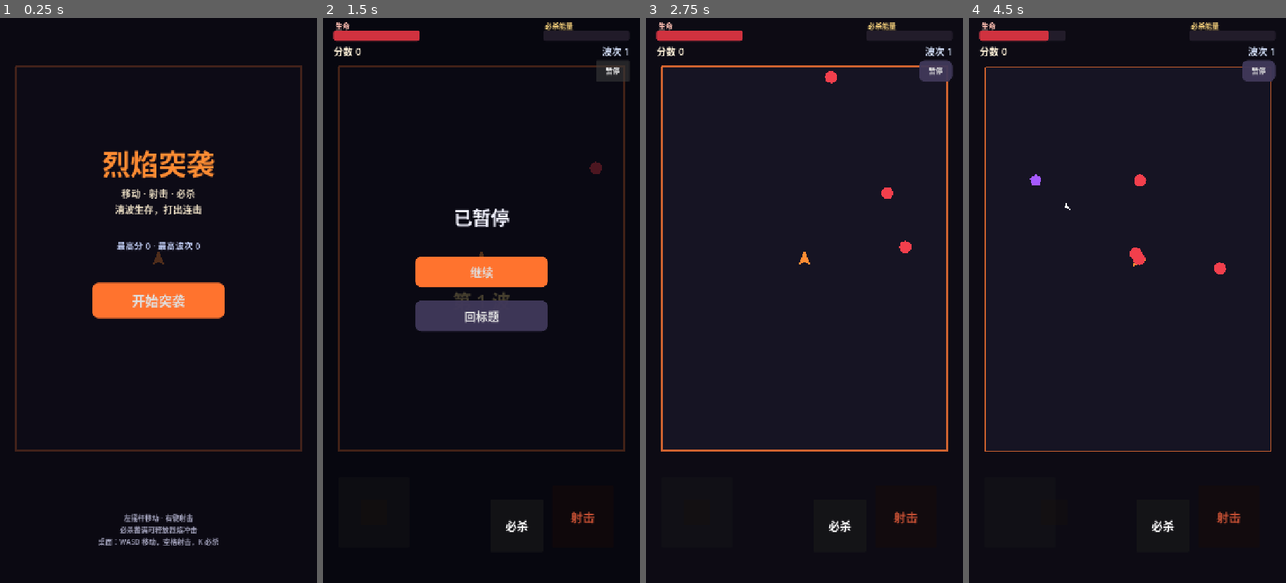
Above: before the commit, frames 1-4 (left to right).
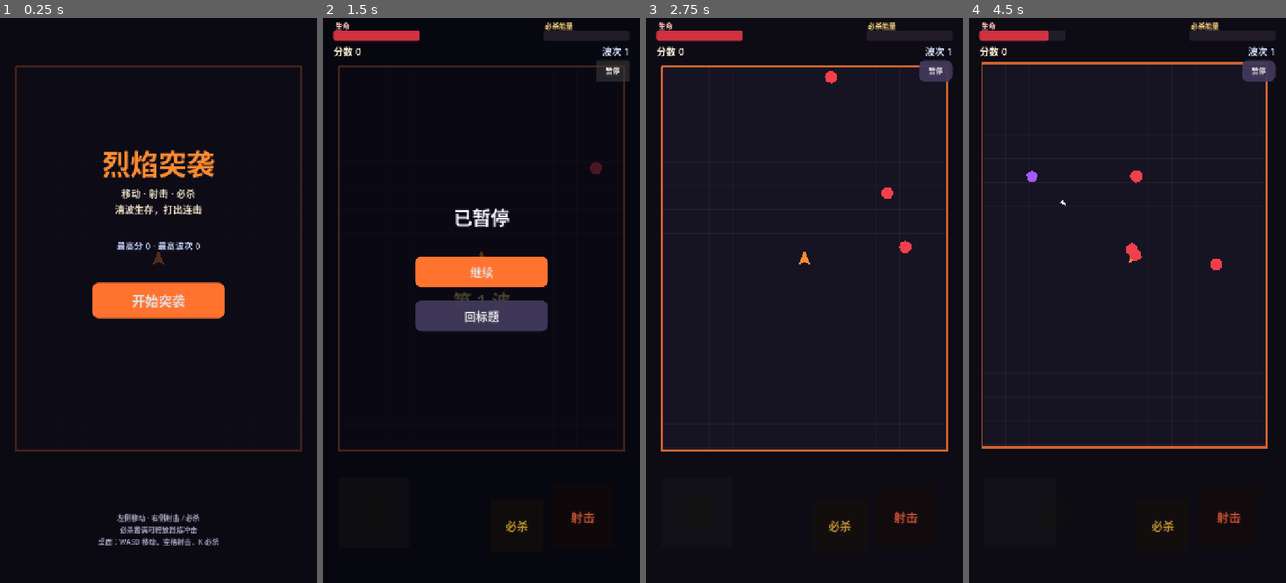
Above: after the commit, the same moments.

Repository: JeffGu98/BlazeRush
Game: Godot game, scene res://scenes/main.tscn
Two runs of this game, one before a commit and one after it. Both use one fixed random seed, a clock stepped at 60 frames per second and the inputs below.
Inputs (mouse positions are in pixels of both pictures, inside the frame that each line leads up to):
- Up to frame 1 (0.25 s): no input
- Up to frame 2 (1.5 s): click "开始突袭" at 0.5 s; click "暂停" at 1.25 s
- Up to frame 3 (2.75 s): click "继续" at 2 s
- Up to frame 4 (4.5 s): drag from (1127, 520) to (1159, 176) at 2.77 s; drag from (1064, 328) to (1111, 413) at 3.52 s; move the mouse to (1159, 176) at 4.27 s; hold D from 4.28 s (still down); hold Shift from 4.28 s (still down); click (1159, 176) at 4.42 s

The runs differ from the first frame. In frame 1, 0.3% of the frame differs, in the area x 36-64%, y 87-90%; in frame 2, 0.1%; in frame 3, 0.1%; in frame 4, 2.5%, in the area x 4-96%, y 7-91%.
Error in both runs: Invalid assignment of property or key 'color' with value of type 'Color' on a base object of type 'Nil'. (res://scripts/bullet.gd:27)

Commit message:
Release v1.1.0: 多指操作修复、BGM、打击感与震动
修复手机上同时移动/射击/必杀时触控不准的问题：改为在 _input
中按手指编号独立跟踪，并用画布变换换算坐标，避免第二指落到
错误位置。左侧半区也可作为移动区。

加入原创循环 BGM；加强 hit-stop、冲击环、火花、枪口焰和镜头
抖动；Android 上为命中/击杀/受伤/必杀提供震动反馈。

Diff:
--- a/project.godot
+++ b/project.godot
@@ -5,7 +5,7 @@
 
 config/name="烈焰突袭"
 config/description="移动、射击、必杀——短局竖屏动作"
-config/version="1.0.0"
+config/version="1.1.0"
 run/main_scene="res://scenes/main.tscn"
 config/features=PackedStringArray("4.7", "Mobile")
 config/icon="res://icon.png"
@@ -14,6 +14,8 @@
 
 Sfx="*res://scripts/autoload/sfx.gd"
 SaveData="*res://scripts/autoload/save_data.gd"
+Bgm="*res://scripts/autoload/bgm.gd"
+Haptics="*res://scripts/autoload/haptics.gd"
 
 [display]
 
--- a/scenes/main.tscn
+++ b/scenes/main.tscn
@@ -348,7 +348,7 @@
 theme_override_colors/font_color = Color(0.65, 0.65, 0.75, 1)
 theme_override_font_sizes/font_size = 16
 horizontal_alignment = 1
-text = "左摇杆移动 · 右键射击
+text = "左侧移动 · 右侧射击 / 必杀
 必杀蓄满可释放烈焰冲击
 桌面：WASD 移动，空格射击，K 必杀"
 
--- /dev/null
+++ b/scripts/autoload/bgm.gd
@@ -0,0 +1,51 @@
+extends Node
+
+const TITLE_DB := -13.0
+const PLAY_DB := -8.5
+const OVER_DB := -16.0
+
+var _player: AudioStreamPlayer
+var _tween: Tween
+
+func _ready() -> void:
+	_player = AudioStreamPlayer.new()
+	_player.bus = "Master"
+	_player.volume_db = TITLE_DB
+	add_child(_player)
+	var stream: Resource = load("res://assets/music/blaze_theme.ogg")
+	if stream == null:
+		return
+	if stream is AudioStreamOggVorbis:
+		(stream as AudioStreamOggVorbis).loop = true
+	_player.stream = stream
+	_player.play()
+
+func to_title() -> void:
+	_fade_to(TITLE_DB)
+
+func to_play() -> void:
+	_fade_to(PLAY_DB)
+	if _player and not _player.playing and _player.stream:
+		_player.play()
+
+func to_gameover() -> void:
+	_fade_to(OVER_DB)
+
+func _fade_to(db: float) -> void:
+	if _player == null:
+		return
+	if _tween:
+		_tween.kill()
+	_tween = create_tween()
+	_tween.tween_property(_player, "volume_db", db, 0.45)
+
+func stop() -> void:
+	if _tween:
+		_tween.kill()
+		_tween = null
+	if _player:
+		_player.stop()
+		_player.stream = null
+
+func _exit_tree() -> void:
+	stop()
--- /dev/null
+++ b/scripts/autoload/haptics.gd
@@ -0,0 +1,30 @@
+extends Node
+
+var _cooldown_until_ms: int = 0
+
+func pulse(ms: int, amplitude: float = 0.5) -> void:
+	if ms <= 0:
+		return
+	var now := Time.get_ticks_msec()
+	if now < _cooldown_until_ms:
+		return
+	Input.vibrate_handheld(ms, clampf(amplitude, 0.0, 1.0))
+	_cooldown_until_ms = now + maxi(ms, 30)
+
+func hit() -> void:
+	pulse(14, 0.35)
+
+func kill(heavy: bool = false) -> void:
+	if heavy:
+		pulse(42, 0.8)
+	else:
+		pulse(28, 0.55)
+
+func hurt() -> void:
+	pulse(55, 0.8)
+
+func nova() -> void:
+	pulse(95, 1.0)
+
+func ready_special() -> void:
+	pulse(18, 0.45)
--- a/scripts/enemy.gd
+++ b/scripts/enemy.gd
@@ -70,7 +70,7 @@
 	_flash = maxf(0.0, _flash - delta)
 	_pulse += delta * 6.0
 	if _flash > 0.0:
-		modulate = Color(2.0, 2.0, 2.0)
+		modulate = Color(3.2, 2.4, 1.6)
 	else:
 		modulate = Color.WHITE
 		ring.scale = Vector2.ONE * (1.0 + 0.06 * sin(_pulse))
@@ -130,13 +130,15 @@
 	if not alive:
 		return
 	hp -= damage
-	_flash = 0.07
+	_flash = 0.09
 	var away := (global_position - from_pos).normalized()
 	if away == Vector2.ZERO:
 		away = Vector2.RIGHT
 	_knock = away * knock_force * (0.45 if kind == Kind.BRUISER else 1.0)
-	Sfx.play("hit", randf_range(0.85, 1.15), -6.0)
-	if hp <= 0:
+	Sfx.play("hit", randf_range(0.85, 1.15), -5.0)
+	var died := hp <= 0
+	get_tree().call_group("game", "enemy_impact", global_position, away, died, kind == Kind.BRUISER)
+	if died:
 		_die()
 
 func _die() -> void:
--- a/scripts/main.gd
+++ b/scripts/main.gd
@@ -14,7 +14,9 @@
 var _spawn_cd: float = 0.0
 var _shake: float = 0.0
 var _shake_pos: Vector2 = Vector2.ZERO
-var _hitstop: float = 0.0
+var _trauma: float = 0.0
+var _shake_time: float = 0.0
+var _hitstop_token: int = 0
 var _nova_fx: float = 0.0
 var _nova_center: Vector2 = Vector2.ZERO
 var arena: Rect2
@@ -66,7 +68,6 @@
 	flash.modulate.a = 0.0
 	banner.visible = false
 	_show_title()
-	# Import note: ensure process
 	set_process(true)
 
 func _layout_arena() -> void:
@@ -87,12 +88,49 @@
 	arena_border.points = PackedVector2Array(pts + PackedVector2Array([pts[0]]))
 	arena_border.width = 4.0
 	arena_border.default_color = Color(0.95, 0.45, 0.2, 0.85)
-	# grid dots via draw? skip — add subtle inner
+	_build_grid()
 	camera.position = Vector2(360, 640)
+
+func _build_grid() -> void:
+	var old := world.get_node_or_null("Grid")
+	if old:
+		old.queue_free()
+	var grid := Node2D.new()
+	grid.name = "Grid"
+	world.add_child(grid)
+	world.move_child(grid, arena_poly.get_index() + 1)
+	var col := Color(1.0, 0.55, 0.25, 0.06)
+	var step := 54.0
+	var x := arena.position.x
+	while x <= arena.end.x + 0.5:
+		var ln := Line2D.new()
+		ln.width = 1.0
+		ln.default_color = col
+		ln.antialiased = true
+		ln.points = PackedVector2Array([
+			Vector2(x, arena.position.y), Vector2(x, arena.end.y)
+		])
+		grid.add_child(ln)
+		x += step
+	var y := arena.position.y
+	while y <= arena.end.y + 0.5:
+		var ln2 := Line2D.new()
+		ln2.width = 1.0
+		ln2.default_color = col
+		ln2.antialiased = true
+		ln2.points = PackedVector2Array([
+			Vector2(arena.position.x, y), Vector2(arena.end.x, y)
+		])
+		grid.add_child(ln2)
+		y += step
 
 func _show_title() -> void:
 	state = State.TITLE
+	_clear_hitstop()
+	_trauma = 0.0
+	camera.offset = Vector2.ZERO
 	get_tree().paused = false
+	Bgm.to_title()
 	title_panel.visible = true
 	over_panel.visible = false
 	pause_panel.visible = false
@@ -123,11 +161,13 @@
 	combo_timer = 0.0
 	wave = 0
 	_shake = 0.0
-	_hitstop = 0.0
+	_trauma = 0.0
+	_clear_hitstop()
 	_clear_enemies_and_bullets()
 	player.reset_state(arena.get_center())
 	_update_hud()
 	state = State.PLAYING
+	Bgm.to_play()
 	_begin_wave()
 
 func _clear_enemies_and_bullets() -> void:
@@ -161,15 +201,40 @@
 	q.shuffle()
 	return q
 
+func add_trauma(amount: float) -> void:
+	_trauma = clampf(_trauma + amount, 0.0, 1.0)
+
+func request_hitstop(real_sec: float) -> void:
+	if real_sec <= 0.0:
+		return
+	if state == State.PAUSED or state == State.TITLE or state == State.GAMEOVER:
+		return
+	_hitstop_token += 1
+	var token := _hitstop_token
+	Engine.time_scale = 0.1
+	await get_tree().create_timer(real_sec, true, false, true).timeout
+	if token == _hitstop_token:
+		Engine.time_scale = 1.0
+
+func _clear_hitstop() -> void:
+	_hitstop_token += 1
+	Engine.time_scale = 1.0
+
 func _process(delta: float) -> void:
 	if state == State.PAUSED or state == State.TITLE:
 		return
-	if _hitstop > 0.0:
-		_hitstop -= delta
-		return
-	if _shake > 0.0:
-		_shake = maxf(0.0, _shake - delta * 2.2)
-		camera.offset = Vector2(randf_range(-1, 1), randf_range(-1, 1)) * _shake * 10.0
+	var real_delta := delta
+	if Engine.time_scale > 0.0001:
+		real_delta = delta / Engine.time_scale
+	_shake_time += real_delta * 42.0
+	# Keep legacy _shake additions in sync with trauma, then decay.
+	if _shake > _trauma:
+		_trauma = clampf(_shake, 0.0, 1.0)
+	_shake = maxf(0.0, _shake - real_delta * 2.2)
+	_trauma = maxf(0.0, _trauma - real_delta * 1.9)
+	if _trauma > 0.01:
+		var mag := _trauma * _trauma * 14.0
+		camera.offset = Vector2(sin(_shake_time * 1.7), cos(_shake_time * 1.93)) * mag
 	else:
 		camera.offset = Vector2.ZERO
 
@@ -238,37 +303,100 @@
 	score += gained
 	player.add_charge(0.12 + (0.04 if enemy.kind == Enemy.Kind.BRUISER else 0.0))
 	_spawn_pop(enemy.global_position, enemy.body.color)
-	_shake = minf(1.4, _shake + 0.35)
-	_hitstop = 0.03
+	var heavy := enemy.kind == Enemy.Kind.BRUISER
+	add_trauma(0.42 if heavy else 0.32)
+	_shake = minf(1.4, _shake + (0.5 if heavy else 0.35))
+	request_hitstop(0.06 if heavy or combo >= 5 else 0.045)
+	Haptics.kill(heavy)
 	Sfx.play("combo", 1.0 + mini(combo, 10) * 0.03, -8.0)
 	combo_label.visible = combo >= 2
 	combo_label.text = "连击 x%d" % combo
 	_update_hud()
 
 func _spawn_pop(pos: Vector2, col: Color) -> void:
-	for i in 8:
+	_spawn_ring(pos, col, 16.0, 52.0, 0.22)
+	for i in 12:
 		var p := Polygon2D.new()
-		var a := TAU * i / 8.0 + randf() * 0.3
-		var r := randf_range(3.0, 6.0)
+		var a := TAU * i / 12.0 + randf() * 0.25
+		var r := randf_range(2.5, 6.5)
 		p.polygon = PackedVector2Array([
-			Vector2(-r, -r), Vector2(r, -r), Vector2(r, r), Vector2(-r, r)
+			Vector2(-r, -r * 0.4), Vector2(r, -r * 0.4), Vector2(r, r * 0.4), Vector2(-r, r * 0.4)
 		])
+		p.rotation = a
+		p.color = col.lightened(0.15)
+		p.global_position = pos
+		particles.add_child(p)
+		var tw := create_tween()
+		var dest := pos + Vector2(cos(a), sin(a)) * randf_range(30, 64)
+		tw.tween_property(p, "global_position", dest, 0.3).set_trans(Tween.TRANS_QUAD).set_ease(Tween.EASE_OUT)
+		tw.parallel().tween_property(p, "modulate:a", 0.0, 0.3)
+		tw.tween_callback(p.queue_free)
+
+func _spawn_sparks(pos: Vector2, col: Color, dir: Vector2, count: int = 6) -> void:
+	var base := dir.normalized() if dir.length() > 0.01 else Vector2.RIGHT
+	for i in count:
+		var p := Polygon2D.new()
+		var spread := base.rotated(randf_range(-0.7, 0.7))
+		var r := randf_range(2.0, 4.5)
+		p.polygon = PackedVector2Array([
+			Vector2(-r, -1.2), Vector2(r, -1.2), Vector2(r, 1.2), Vector2(-r, 1.2)
+		])
+		p.rotation = spread.angle()
 		p.color = col
 		p.global_position = pos
 		particles.add_child(p)
 		var tw := create_tween()
-		var dest := pos + Vector2(cos(a), sin(a)) * randf_range(28, 55)
-		tw.tween_property(p, "global_position", dest, 0.28).set_trans(Tween.TRANS_QUAD).set_ease(Tween.EASE_OUT)
-		tw.parallel().tween_property(p, "modulate:a", 0.0, 0.28)
+		var dest := pos + spread * randf_range(18, 40)
+		tw.tween_property(p, "global_position", dest, 0.18).set_trans(Tween.TRANS_QUAD).set_ease(Tween.EASE_OUT)
+		tw.parallel().tween_property(p, "modulate:a", 0.0, 0.18)
 		tw.tween_callback(p.queue_free)
+
+func _spawn_ring(pos: Vector2, col: Color, start_r: float, end_r: float, dur: float) -> void:
+	var ring := Line2D.new()
+	ring.width = 3.5
+	ring.default_color = Color(col.r, col.g, col.b, 0.85)
+	ring.antialiased = true
+	ring.closed = true
+	var pts := PackedVector2Array()
+	for i in 20:
+		var a := TAU * float(i) / 20.0
+		pts.append(pos + Vector2(cos(a), sin(a)) * start_r)
+	ring.points = pts
+	particles.add_child(ring)
+	var tw := create_tween()
+	tw.tween_method(func(t: float) -> void: _scale_ring(ring, pos, start_r, end_r, t), 0.0, 1.0, dur).set_trans(Tween.TRANS_QUAD).set_ease(Tween.EASE_OUT)
+	tw.parallel().tween_property(ring, "modulate:a", 0.0, dur)
+	tw.tween_callback(ring.queue_free)
+
+func _scale_ring(ring: Line2D, pos: Vector2, start_r: float, end_r: float, t: float) -> void:
+	if not is_instance_valid(ring):
+		return
+	var radius := lerpf(start_r, end_r, t)
+	var pts := PackedVector2Array()
+	for i in 20:
+		var a := TAU * float(i) / 20.0
+		pts.append(pos + Vector2(cos(a), sin(a)) * radius)
+	ring.points = pts
+
+func enemy_impact(pos: Vector2, dir: Vector2, died: bool, _heavy: bool) -> void:
+	if died:
+		return
+	add_trauma(0.14)
+	_spawn_sparks(pos, Color(1.0, 0.82, 0.35), dir, 5)
+	Haptics.hit()
 
 func player_special_nova(center: Vector2) -> void:
 	_nova_center = center
 	_nova_fx = 0.45
 	flash.color = Color(1.0, 0.7, 0.25, 1)
 	flash.modulate.a = 0.55
+	add_trauma(0.85)
 	_shake = 1.6
-	_hitstop = 0.07
+	request_hitstop(0.085)
+	Haptics.nova()
+	_spawn_ring(center, Color(1.0, 0.7, 0.25), 24.0, 210.0, 0.28)
+	_spawn_sparks(center, Color(1.0, 0.7, 0.3), Vector2.UP, 10)
+	_spawn_sparks(center, Color(1.0, 0.55, 0.15), Vector2.RIGHT, 8)
 	queue_redraw()
 	for e in get_tree().get_nodes_in_group("enemies"):
 		if not is_instance_valid(e):
@@ -289,10 +417,13 @@
 		var radius := lerpf(40.0, 340.0, t)
 		var alpha := (1.0 - t) * 0.55
 		draw_circle(_nova_center, radius, Color(1.0, 0.55, 0.15, alpha * 0.35))
+		draw_circle(_nova_center, radius * 0.45, Color(1.0, 0.85, 0.45, alpha * 0.2))
 		draw_arc(_nova_center, radius, 0, TAU, 64, Color(1.0, 0.85, 0.4, alpha), 6.0, true)
+		draw_arc(_nova_center, radius * 0.62, 0, TAU, 48, Color(1.0, 0.65, 0.2, alpha * 0.7), 3.0, true)
 
 func _on_player_hurt(hp_left: int) -> void:
 	_shake = 1.2
+	add_trauma(0.55)
 	flash.color = Color(1.0, 0.15, 0.2, 1)
 	flash.modulate.a = 0.4
 	combo = 0
@@ -302,7 +433,9 @@
 
 func _on_player_died() -> void:
 	state = State.GAMEOVER
+	_clear_hitstop()
 	Sfx.play("over")
+	Bgm.to_gameover()
 	SaveData.save_run(score, wave)
 	pad.visible = false
 	btn_pause.visible = false
@@ -339,6 +472,7 @@
 	if state == State.PLAYING or state == State.WAVE_CLEAR:
 		_state_before_pause = state
 		state = State.PAUSED
+		_clear_hitstop()
 		pause_panel.visible = true
 		get_tree().paused = true
 		Sfx.play("click")
--- a/scripts/player.gd
+++ b/scripts/player.gd
@@ -69,6 +69,7 @@
 	var now_ready := special_charge >= SPECIAL_COST
 	if now_ready and not was_ready:
 		Sfx.play_ready_once()
+		Haptics.ready_special()
 	special_changed.emit(special_charge, now_ready)
 
 func _physics_process(delta: float) -> void:
@@ -126,12 +127,26 @@
 	var dir := _aim_dir()
 	facing = dir
 	rotation = facing.angle() + PI * 0.5
+	_knock += -dir * 28.0
+	_spawn_muzzle()
 	fired.emit()
 	Sfx.play("shoot", randf_range(0.92, 1.08), -4.0)
 	var bullet_scene: PackedScene = preload("res://scenes/bullet.tscn")
 	var b = bullet_scene.instantiate()
 	b.setup(global_position + dir * 22.0, dir, true, 1, 560.0)
 	get_parent().add_child(b)
+
+func _spawn_muzzle() -> void:
+	var flash := Polygon2D.new()
+	flash.polygon = PackedVector2Array([
+		Vector2(-5, -18), Vector2(0, -36), Vector2(5, -18)
+	])
+	flash.color = Color(1.0, 0.92, 0.5, 1)
+	flash.z_index = 2
+	add_child(flash)
+	var tw := create_tween()
+	tw.tween_property(flash, "modulate:a", 0.0, 0.07)
+	tw.tween_callback(flash.queue_free)
 
 func _do_special() -> void:
 	special_charge = 0.0
@@ -152,6 +167,7 @@
 		away = Vector2.RIGHT
 	_knock = away * 280.0
 	Sfx.play("hurt", randf_range(0.9, 1.1))
+	Haptics.hurt()
 	hurt.emit(hp)
 	if hp <= 0:
 		alive = false
--- a/scripts/virtual_pad.gd
+++ b/scripts/virtual_pad.gd
@@ -9,10 +9,14 @@
 
 var _joy_touch: int = -1
 var _fire_touch: int = -1
+var _special_touch: int = -1
 var _joy_center: Vector2 = Vector2.ZERO
 var _joy_knob: Vector2 = Vector2.ZERO
 var _max_radius: float = 78.0
 var _kb_special_prev: bool = false
+var _special_ready: bool = false
+var _fire_base_mod: Color = Color(1, 0.4, 0.25, 0.75)
+var _special_base_mod: Color = Color(1, 0.75, 0.25, 0.7)
 
 @onready var joy_base: Control = $JoyBase
 @onready var joy_knob: Control = $JoyBase/Knob
@@ -29,10 +33,13 @@
 	joy_knob.position = _joy_center - joy_knob.size * 0.5
 	for c in [joy_base, joy_knob, btn_fire, btn_special, fire_label, special_label, special_fill]:
 		c.mouse_filter = Control.MOUSE_FILTER_IGNORE
+	# Input is read in _input() so every finger arrives, not just the GUI mouse pointer.
+	mouse_filter = Control.MOUSE_FILTER_IGNORE
 
 func set_special_charge(ratio: float, ready: bool) -> void:
 	special_fill.anchor_top = 1.0 - clampf(ratio, 0.0, 1.0)
-	btn_special.modulate = Color(1.3, 1.05, 0.5) if ready else Color(1, 1, 1)
+	_special_ready = ready
+	_refresh_special_visual()
 
 func _process(_delta: float) -> void:
 	var k := Vector2(
@@ -49,75 +56,123 @@
 		special = true
 	_kb_special_prev = special_key
 	_special_queue = false
+	_refresh_fire_visual()
+	_refresh_special_visual()
 	controls_changed.emit(move_vec, fire, special)
 
-func _gui_input(event: InputEvent) -> void:
-	_handle(event)
+func _input(event: InputEvent) -> void:
+	if not visible or not is_visible_in_tree():
+		return
+	# Mouse is converted to ScreenTouch when emulate_touch_from_mouse is on (project setting).
+	# Handling only touch/drag avoids the first finger being tracked twice (mouse + touch).
+	if event is InputEventScreenTouch:
+		var st := event as InputEventScreenTouch
+		var local := _to_local(st.position)
+		var used := false
+		if st.pressed:
+			used = _on_touch_pressed(st.index, local)
+		else:
+			used = _on_touch_released(st.index)
+		if used:
+			get_viewport().set_input_as_handled()
+	elif event is InputEventScreenDrag:
+		var sd := event as InputEventScreenDrag
+		if sd.index == _joy_touch:
+			_update_joy(_to_local(sd.position))
+			get_viewport().set_input_as_handled()
+
+func _to_local(viewport_pos: Vector2) -> Vector2:
+	return get_global_transform_with_canvas().affine_inverse() * viewport_pos
+
+func _on_touch_pressed(index: int, local: Vector2) -> bool:
+	if index == _joy_touch or index == _fire_touch or index == _special_touch:
+		return true
+	# Face buttons win over the wider move zone.
+	if _in_control(btn_fire, local) and _fire_touch < 0:
+		_fire_touch = index
+		fire_held = true
+		_refresh_fire_visual()
+		return true
+	if _in_control(btn_special, local) and _special_touch < 0:
+		_special_touch = index
+		_special_queue = true
+		return true
+	if _in_move_zone(local) and _joy_touch < 0:
+		_joy_touch = index
+		_update_joy(local)
+		return true
+	return false
+
+func _on_touch_released(index: int) -> bool:
+	var used := false
+	if index == _joy_touch:
+		_joy_touch = -1
+		move_vec = Vector2.ZERO
+		_set_knob(Vector2.ZERO)
+		used = true
+	if index == _fire_touch:
+		_fire_touch = -1
+		fire_held = false
+		_refresh_fire_visual()
+		used = true
+	if index == _special_touch:
+		_special_touch = -1
+		used = true
+	return used
+
+## Test helper: apply a touch already expressed in VirtualPad local pixels.
+func debug_apply_touch(index: int, pressed: bool, local: Vector2) -> void:
+	if pressed:
+		_on_touch_pressed(index, local)
+	else:
+		_on_touch_released(index)
+
+func debug_apply_drag(index: int, local: Vector2) -> void:
+	if index == _joy_touch:
+		_update_joy(local)
+
+func _refresh_fire_visual() -> void:
+	if not is_node_ready():
+		return
+	if fire_held:
+		btn_fire.modulate = Color(1.35, 0.6, 0.28, 0.95)
+		btn_fire.scale = Vector2(1.06, 1.06)
+		btn_fire.pivot_offset = btn_fire.size * 0.5
+	else:
+		btn_fire.modulate = _fire_base_mod
+		btn_fire.scale = Vector2.ONE
+		btn_fire.pivot_offset = btn_fire.size * 0.5
+
+func _refresh_special_visual() -> void:
+	if not is_node_ready():
+		return
+	if _special_ready:
+		var pulse := 0.08 * sin(Time.get_ticks_msec() * 0.01)
+		btn_special.modulate = Color(1.35 + pulse, 1.08, 0.45, 0.9)
+	elif _special_touch >= 0:
+		btn_special.modulate = Color(1.15, 0.9, 0.4, 0.9)
+	else:
+		btn_special.modulate = _special_base_mod
 
 func _set_knob(rel: Vector2) -> void:
 	_joy_knob = rel.limit_length(_max_radius)
 	joy_knob.position = _joy_center + _joy_knob - joy_knob.size * 0.5
 
-func _handle(event: InputEvent) -> void:
-	if event is InputEventScreenTouch:
-		var st := event as InputEventScreenTouch
-		var local := st.position - global_position
-		if st.pressed:
-			if _in_joy(local) and _joy_touch < 0:
-				_joy_touch = st.index
-				_update_joy(local)
-				accept_event()
-			elif _in_control(btn_fire, local):
-				_fire_touch = st.index
-				fire_held = true
-				accept_event()
-			elif _in_control(btn_special, local):
-				_special_queue = true
-				accept_event()
-		else:
-			if st.index == _joy_touch:
-				_joy_touch = -1
-				move_vec = Vector2.ZERO
-				_set_knob(Vector2.ZERO)
-			if st.index == _fire_touch:
-				_fire_touch = -1
-				fire_held = false
-	elif event is InputEventScreenDrag:
-		var sd := event as InputEventScreenDrag
-		if sd.index == _joy_touch:
-			_update_joy(sd.position - global_position)
-			accept_event()
-	elif event is InputEventMouseButton:
-		var mb := event as InputEventMouseButton
-		var local3 := get_local_mouse_position()
-		if mb.button_index == MOUSE_BUTTON_LEFT:
-			if mb.pressed:
-				if _in_joy(local3):
-					_joy_touch = 1000
-					_update_joy(local3)
-				elif _in_control(btn_fire, local3):
-					_fire_touch = 1000
-					fire_held = true
-				elif _in_control(btn_special, local3):
-					_special_queue = true
-			else:
-				if _joy_touch == 1000:
-					_joy_touch = -1
-					move_vec = Vector2.ZERO
-					_set_knob(Vector2.ZERO)
-				if _fire_touch == 1000:
-					_fire_touch = -1
-					fire_held = false
-	elif event is InputEventMouseMotion:
-		if _joy_touch == 1000 and Input.is_mouse_button_pressed(MOUSE_BUTTON_LEFT):
-			_update_joy(get_local_mouse_position())
-
 func _in_joy(local: Vector2) -> bool:
 	var c := joy_base.position + joy_base.size * 0.5
 	return local.distance_to(c) <= _max_radius + 40.0
 
+func _in_move_zone(local: Vector2) -> bool:
+	if _in_joy(local):
+		return true
+	var r := Rect2(Vector2.ZERO, size)
+	if not r.has_point(local):
+		return false
+	# Left half of the pad is a generous move zone for thumbs that miss the stick.
+	return local.x < size.x * 0.48
+
 func _in_control(c: Control, local: Vector2) -> bool:
-	return Rect2(c.position, c.size).grow(10.0).has_point(local)
+	return Rect2(c.position, c.size).grow(22.0).has_point(local)
 
 func _update_joy(local: Vector2) -> void:
 	var c := joy_base.position + _joy_center
--- a/tools/selftest.gd
+++ b/tools/selftest.gd
@@ -4,6 +4,11 @@
 
 func _initialize() -> void:
 	call_deferred("_run")
+
+func _fail_msg(msg: String) -> void:
+	push_error(msg)
+	print("[selftest] ERROR: ", msg)
+	_ok = false
 
 func _run() -> void:
 	print("[selftest] start")
@@ -16,6 +21,11 @@
 	root.add_child(main)
 	await process_frame
 	await process_frame
+
+	_test_bgm()
+	_test_haptics()
+	_test_multitouch(main)
+
 	if main.has_method("_start_game"):
 		main._start_game()
 	for i in 45:
@@ -23,22 +33,35 @@
 	var enemies = get_nodes_in_group("enemies")
 	print("[selftest] enemies after start: ", enemies.size())
 	if enemies.is_empty():
-		push_error("expected enemies to spawn")
-		_ok = false
+		_fail_msg("expected enemies to spawn")
 	if main.has_method("player_special_nova"):
 		main.player_special_nova(Vector2(360, 545))
+	# Hit-stop uses unscaled time (~0.085s). Wait enough frames for restore.
+	var waited := 0
+	while Engine.time_scale < 0.99 and waited < 90:
+		await process_frame
+		waited += 1
+	if Engine.time_scale < 0.99:
+		_fail_msg("time_scale not restored after nova hitstop, scale=%s" % Engine.time_scale)
+	else:
+		print("[selftest] time_scale restored after %d frames" % waited)
 	await process_frame
 	await process_frame
-	# Basic script sanity
 	var player = main.get_node_or_null("World/Player")
 	if player == null or not player.alive:
-		# may have died to enemies — still ok if scene ran
 		print("[selftest] player alive=", player.alive if player else false)
 	print("[selftest] score=", main.score, " wave=", main.wave)
 	if main.wave < 1:
-		push_error("wave did not start")
-		_ok = false
+		_fail_msg("wave did not start")
+	# Leave the tree in a clean timescale.
+	if main.has_method("_clear_hitstop"):
+		main._clear_hitstop()
+	if Engine.time_scale != 1.0:
+		Engine.time_scale = 1.0
 	main.queue_free()
+	var bgm := root.get_node_or_null("Bgm")
+	if bgm and bgm.has_method("stop"):
+		bgm.stop()
 	await process_frame
 	if _ok:
 		print("[selftest] PASS")
@@ -46,6 +69,82 @@
 	else:
 		_fail()
 
+func _test_bgm() -> void:
+	var bgm := root.get_node_or_null("Bgm")
+	if bgm == null:
+		_fail_msg("Bgm autoload missing")
+		return
+	var stream: Resource = load("res://assets/music/blaze_theme.ogg")
+	if stream == null:
+		_fail_msg("blaze_theme.ogg failed to load")
+		return
+	print("[selftest] bgm stream ok")
+
+func _test_haptics() -> void:
+	var h := root.get_node_or_null("Haptics")
+	if h == null:
+		_fail_msg("Haptics autoload missing")
+		return
+	h.pulse(1, 0.1)
+	h.hit()
+	h.kill(false)
+	h.hurt()
+	h.nova()
+	print("[selftest] haptics calls ok")
+
+func _test_multitouch(main: Node) -> void:
+	var pad = main.get_node_or_null("UI/VirtualPad")
+	if pad == null:
+		_fail_msg("VirtualPad missing")
+		return
+	# Local coordinates inside the pad (720 x 280).
+	var joy_pos := Vector2(116, 120)
+	var fire_pos := Vector2(590, 130)
+	var special_pos := Vector2(440, 150)
+	var miss_pos := Vector2(700, 10)
+
+	pad.debug_apply_touch(0, true, joy_pos)
+	if pad.move_vec.length() < 0.01:
+		# Center of the stick is a dead/zero region — nudge outward.
+		pad.debug_apply_drag(0, Vector2(160, 80))
+	if pad.move_vec.length() < 0.2:
+		_fail_msg("joystick touch did not produce move_vec, got %s" % pad.move_vec)
+	pad.debug_apply_touch(1, true, fire_pos)
+	if not pad.fire_held:
+		_fail_msg("fire button was not held while joystick is active")
+	# Releasing the move finger must not cancel fire.
+	pad.debug_apply_touch(0, false, joy_pos)
+	if not pad.fire_held:
+		_fail_msg("releasing move finger cancelled fire")
+	if pad.move_vec.length() > 0.01:
+		_fail_msg("move_vec not cleared after joystick release")
+	# Third finger queues special without dropping fire.
+	var special_before: bool = pad._special_queue
+	pad.debug_apply_touch(2, true, special_pos)
+	if not pad._special_queue:
+		_fail_msg("special button did not queue while fire is held")
+	if not pad.fire_held:
+		_fail_msg("special press cancelled fire")
+	pad.debug_apply_touch(2, false, special_pos)
+	pad.debug_apply_touch(1, false, fire_pos)
+	if pad.fire_held:
+		_fail_msg("fire_held stuck after release")
+	# A miss should not steal a later fire press.
+	pad.debug_apply_touch(3, true, miss_pos)
+	pad.debug_apply_touch(3, false, miss_pos)
+	pad.debug_apply_touch(4, true, fire_pos)
+	if not pad.fire_held:
+		_fail_msg("fire press after a missed touch failed")
+	pad.debug_apply_touch(4, false, fire_pos)
+	# Coordinate helper must apply the canvas transform, not raw subtraction.
+	var xf: Transform2D = pad.get_global_transform_with_canvas()
+	var world_pt := xf * fire_pos
+	var back: Vector2 = pad._to_local(world_pt)
+	if back.distance_to(fire_pos) > 0.75:
+		_fail_msg("pad _to_local mismatch: %s vs %s" % [back, fire_pos])
+	print("[selftest] multitouch pad ok")
+
 func _fail() -> void:
 	print("[selftest] FAIL")
+	Engine.time_scale = 1.0
 	quit(1)
Not shown, added: assets/music/blaze_theme.ogg.import
Not shown, changed: export_presets.cfg
Not shown, added: scripts/autoload/bgm.gd.uid
Not shown, added: scripts/autoload/haptics.gd.uid
Not shown, added: assets/music/blaze_theme.ogg
